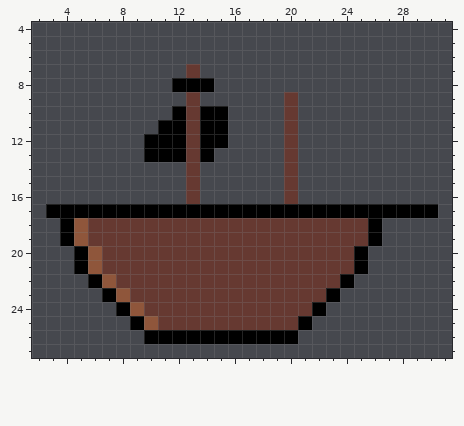
Two states of a pixel-art file, Sprite-0002.ase. This is how it looked before the edit.
32x32 pixels, 1 frame. Shown: x 2..31, y 4..27.
And afterwards:
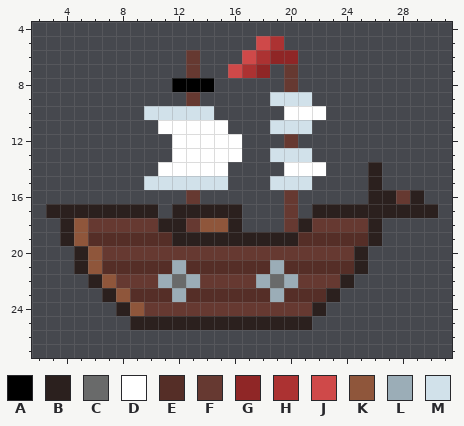
Palette (. is transparent): A #000000  B #2b201e  C #696a6a  D #ffffff  E #552e27  F #663931  G #8f2626  H #ac3232  J #cf4949  K #8f563b  L #9badb7  M #d1e1ea
From old to new:
Changed rows in their new state; - is an unchanged pixel.
first column x 3:
 5 ---------------JH-----------
 6 ----------F---JHGG----------
 7 -------------JHG-F----------
 8 -----------------F----------
 9 ----------------MMM---------
10 -------MMMMM.----DDD--------
11 --------DDDDD---MMM---------
12 -------..DDDDD--------------
13 -------..DDDDD--MMM---------
14 --------DDDDD----DDD---B----
15 -------MMMMMM---MMM----B----
16 -----------------------BBFB-
17 BBBBBBBB.BBBBB...F.BBBBBBBBB
18 -B------BB-KKB...-B----B----
19 -B-EEEEEEBBBBBBBBBEEEEEB----
20 --B-------------------B-----
21 --B-EEEEELEEEEEELEEEEEB-----
22 ---B----LCL----LCL---B------
23 ----B-EEELEEEEEELEEEB-------
24 -----B-------------B--------
25 ------BBBBBBBBBBBBB---------
26 -------...........----------
